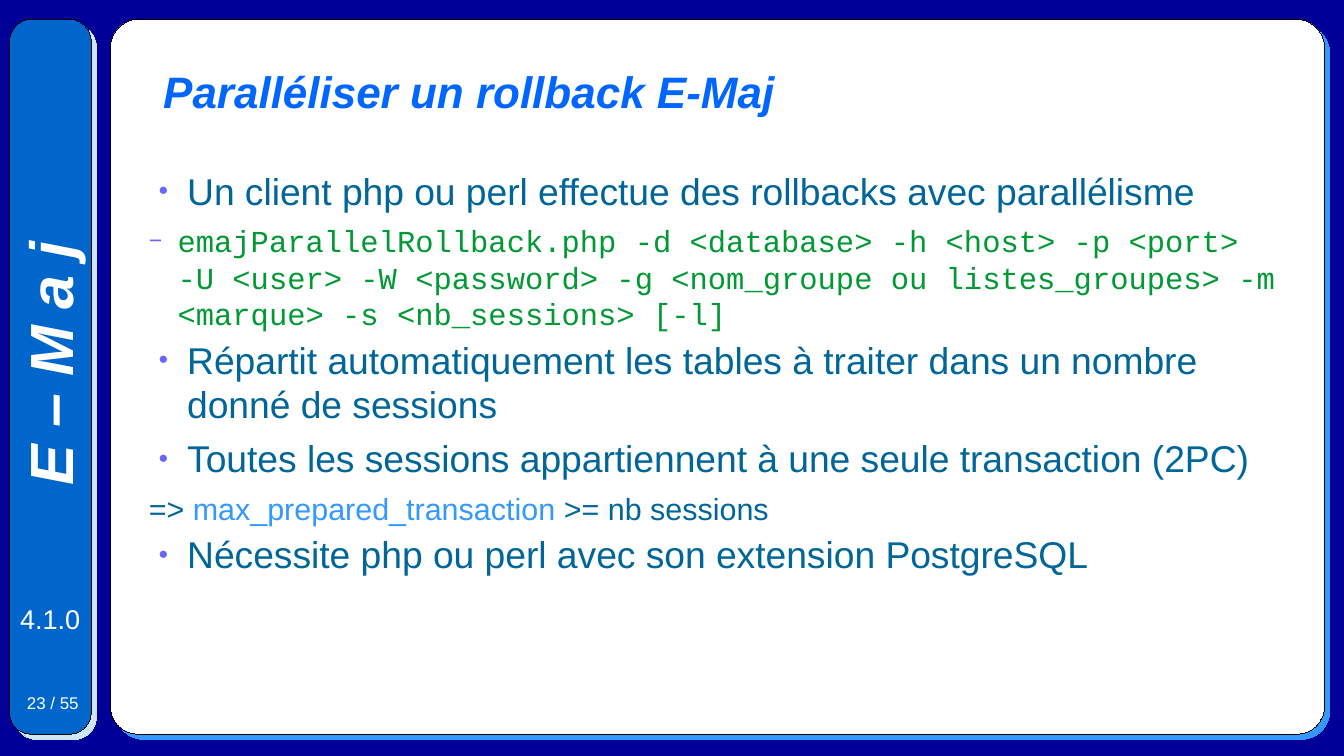
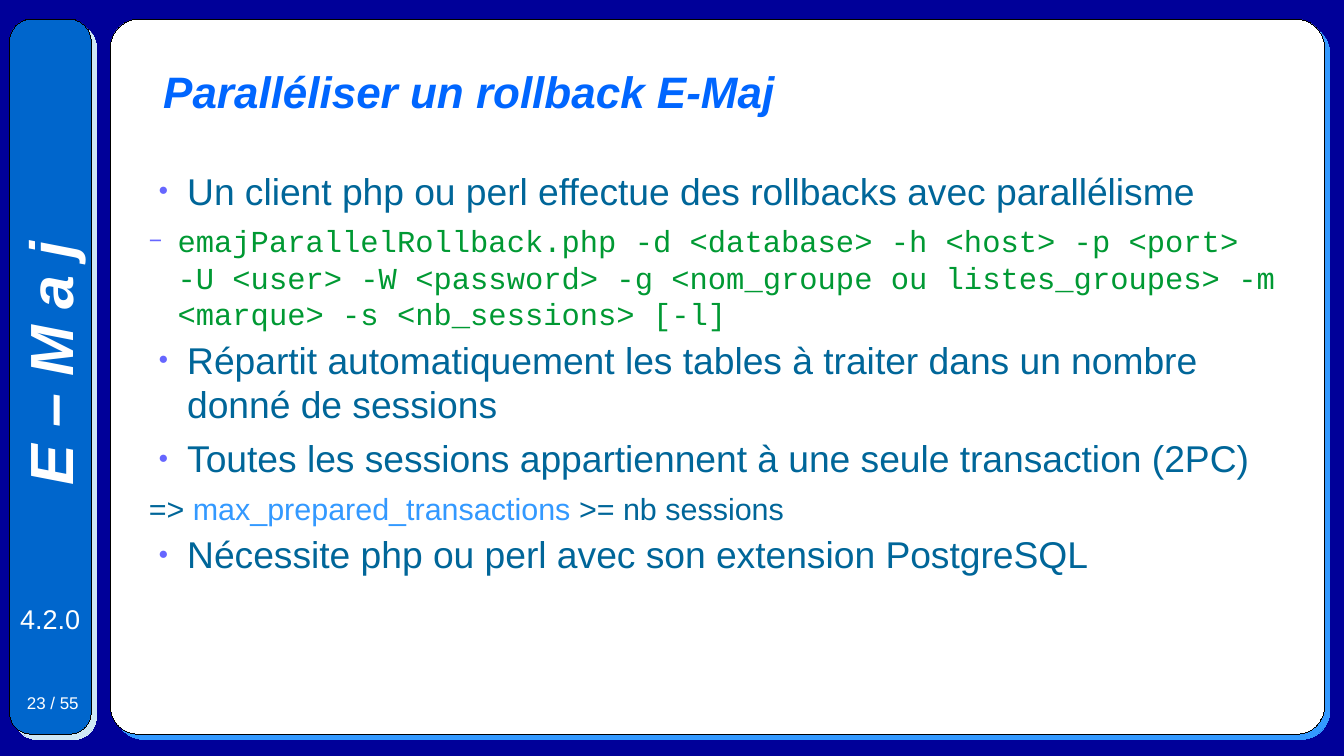
Before and after one commit to beaud76/emaj_doc, a slide deck: slide 23 of Emaj.devel_pres_fr.odp. Drawn at 1344x756 pixels with LibreOffice and Linux fonts; fonts in the diff are those of the drawing. Boxes give left, top, right and bottom in pixels: in the first picture for what was removed or moved away, otherwise in the second. Text is boxed around its words. In the diff, an @@ line names an element or a change of style, - is before the commit and + after.

```diff
--- a/Emaj.devel_pres_fr.odp
+++ b/Emaj.devel_pres_fr.odp
@@ text at [193, 498, 783, 526]: text changed @@
-  => max_prepared_transaction >= nb sessions
+  => max_prepared_transactions >= nb sessions
@@ text at [20, 610, 80, 630]: text changed @@
-4.1.0
+4.2.0
```
Also in this commit, not shown: 53 other slides changed, 5 other files.
